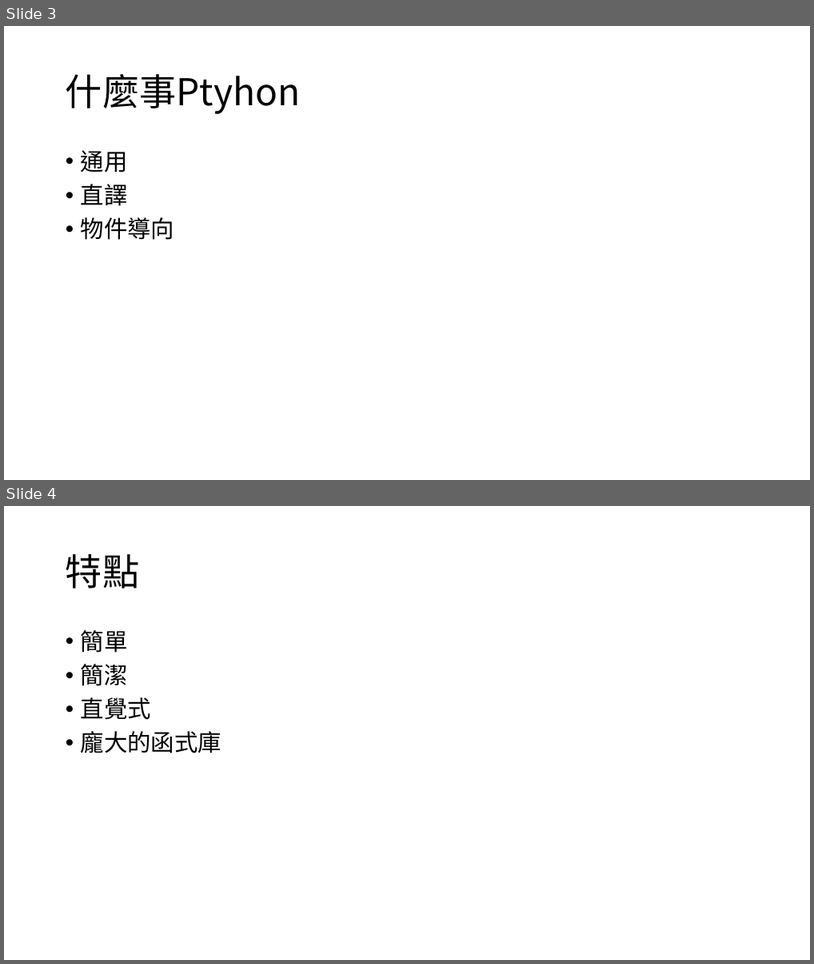
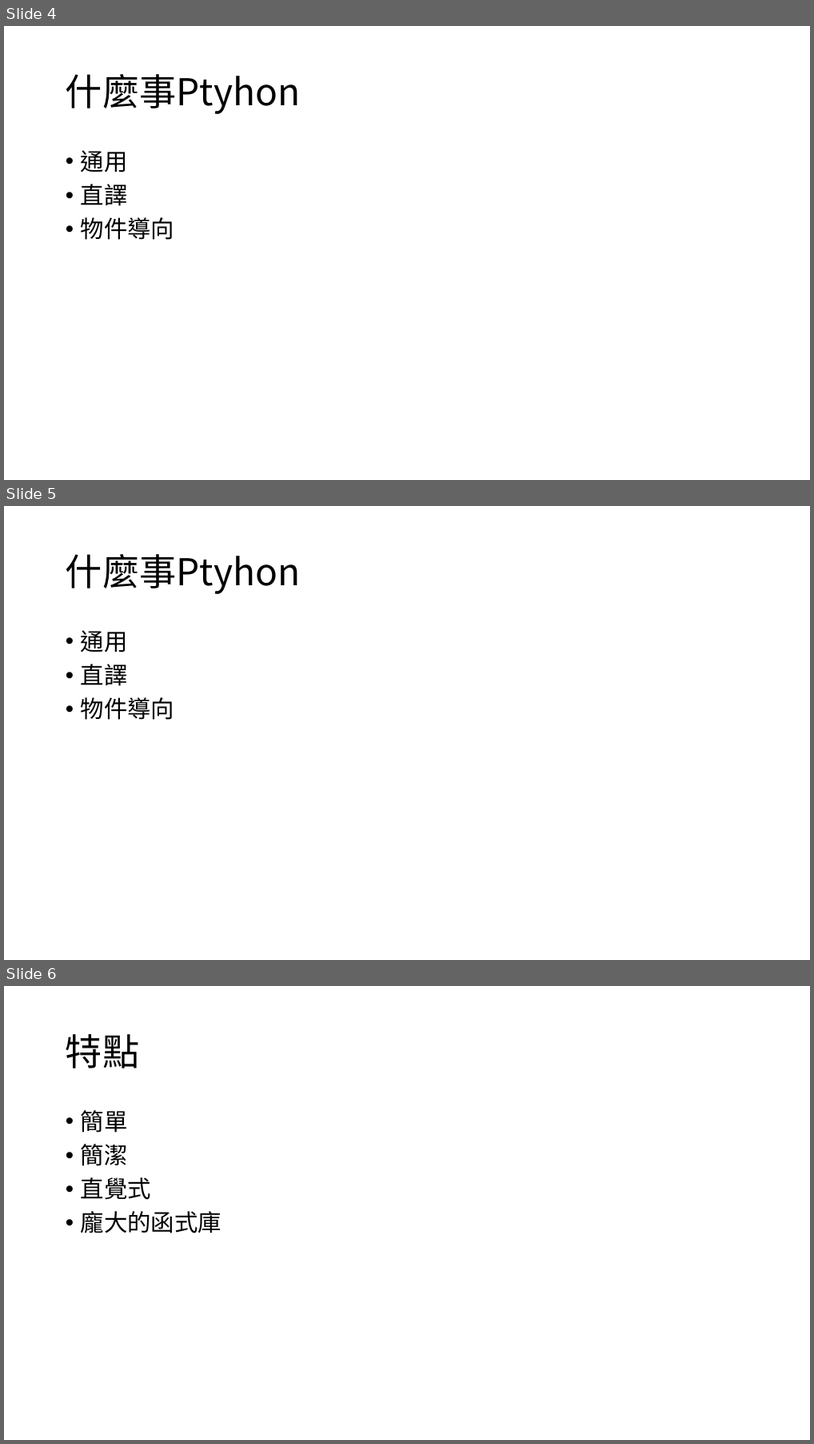
Before and after one commit to timmy61109/Python-Tutorial, a slide deck: Python程式設計入門指南.pptx. Shown one above the other, each under a label of ours: slides 3 and 4 before the commit, slides 4, 5 and 6 after it. The pictures are 814x964 and 814x1444 pixels, drawn with LibreOffice and Linux fonts; fonts in the diff are those of the drawing. Boxes give left, top, right and bottom in pixels: in the first picture for what was removed or moved away, otherwise in the second. Text is boxed around its words. In the diff, an @@ line names an element or a change of style, - is before the commit and + after.

```diff
--- a/Python程式設計入門指南.pptx
+++ b/Python程式設計入門指南.pptx
@@ slide 5 added at (x1=4, y1=506, x2=810, y2=960), background #FFFFFF @@
@@ title added at (x1=66, y1=554, x2=301, y2=594), 44 pt, text #000000 @@
+什麼事Ptyhon
@@ text added at (x1=81, y1=630, x2=174, y2=720), 28 pt, text #000000 @@
+• 通用
+• 直譯
+• 物件導向
@@ what was slide 3 is now slide 4 @@
@@ what was slide 4 is now slide 6 @@
```
Also in this commit, not shown: 1 slide changed, 1 other slide added.
